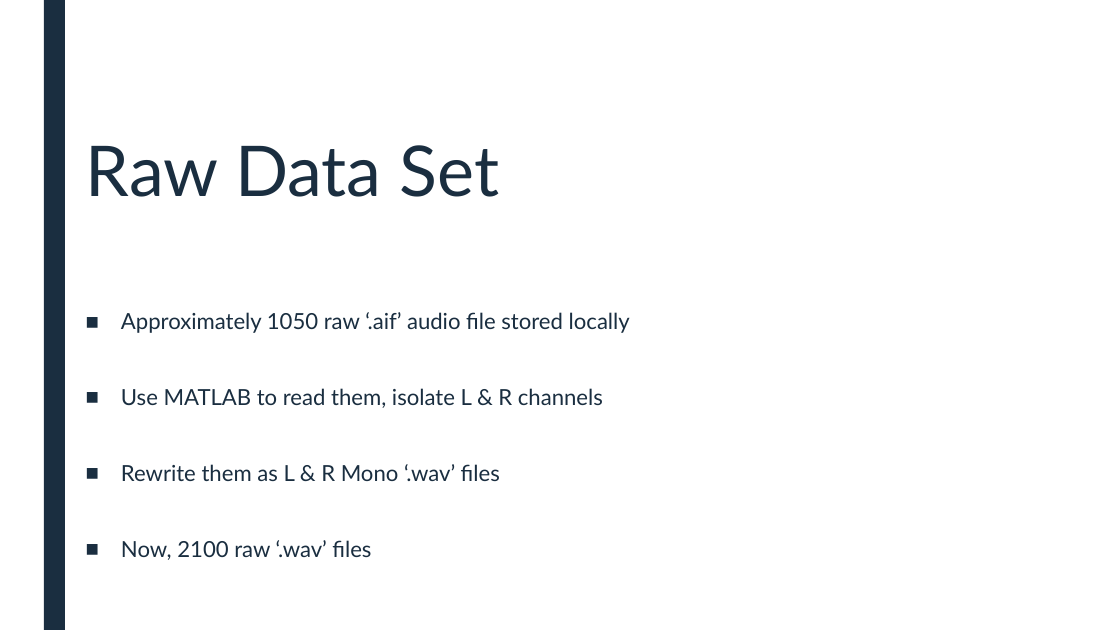
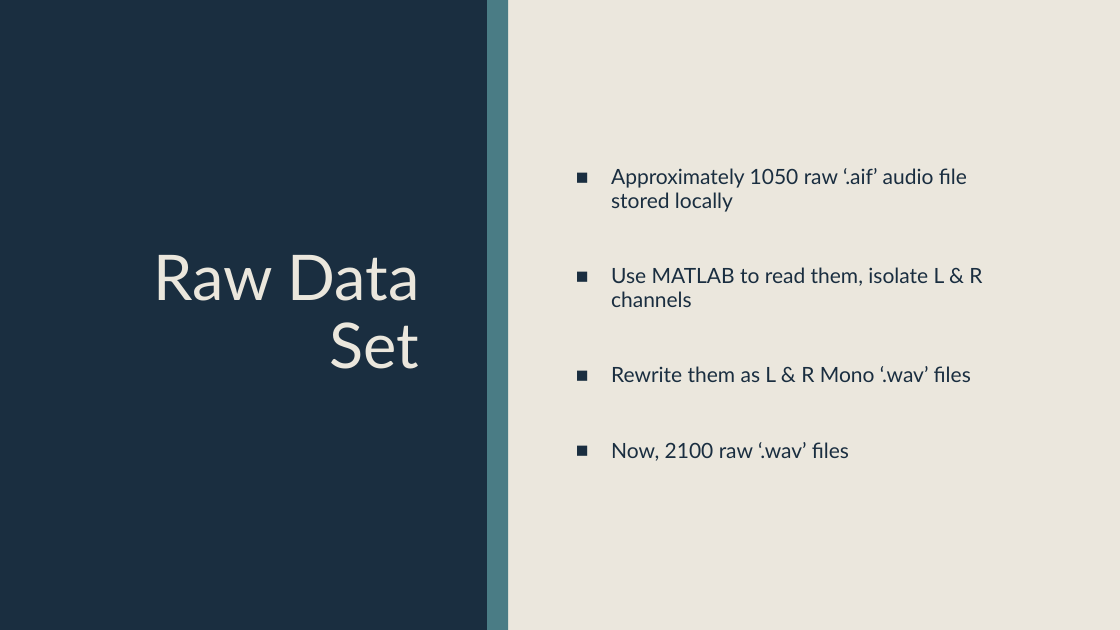
Before and after one commit to landonbuell/Buell-Senior-Thesis, a slide deck: slide 3 of Presentations/8_Jan_2020.pptx (slide 4 before the commit). Drawn at 1120x630 pixels with LibreOffice and Linux fonts; fonts in the diff are those of the drawing. Boxes give left, top, right and bottom in pixels: in the first picture for what was removed or moved away, otherwise in the second. Text is boxed around its words. In the diff, an @@ line names an element or a change of style, - is before the commit and + after.

```diff
--- a/Presentations/8_Jan_2020.pptx
+++ b/Presentations/8_Jan_2020.pptx
@@ background #FFFFFF to #EBE7DD @@
@@ rectangle added at (0, 0, 487, 630), fill #1A2E40 @@
@@ rectangle added at (487, 0, 508, 630), fill #4A7C85 @@
@@ title "Raw Data Set": place and size @@
-title "Raw Data Set" at (86, 145, 500, 197)
+title "Raw Data Set" at (153, 255, 420, 369)
@@ title "Raw Data Set" at (153, 255, 420, 369): size 60 to 54 pt, text colour #1A2E40 to #EBE7DD; alignment left to right; vertical alignment bottom to middle @@
@@ text "Approximately 1050 raw ‘.aif’ audio ...": place and size @@
-text "Approximately 1050 raw ‘.aif’ audio ..." at (121, 312, 630, 560)
+text "Approximately 1050 raw ‘.aif’ audio ..." at (611, 168, 982, 461)
@@ text "Approximately 1050 raw ‘.aif’ audio ..." at (611, 168, 982, 461): size 19 to 18 pt; line spacing 0.9 to 0.94; vertical alignment top to middle @@
```
Also in this commit, not shown: 19 other slides changed, 2 other files.
